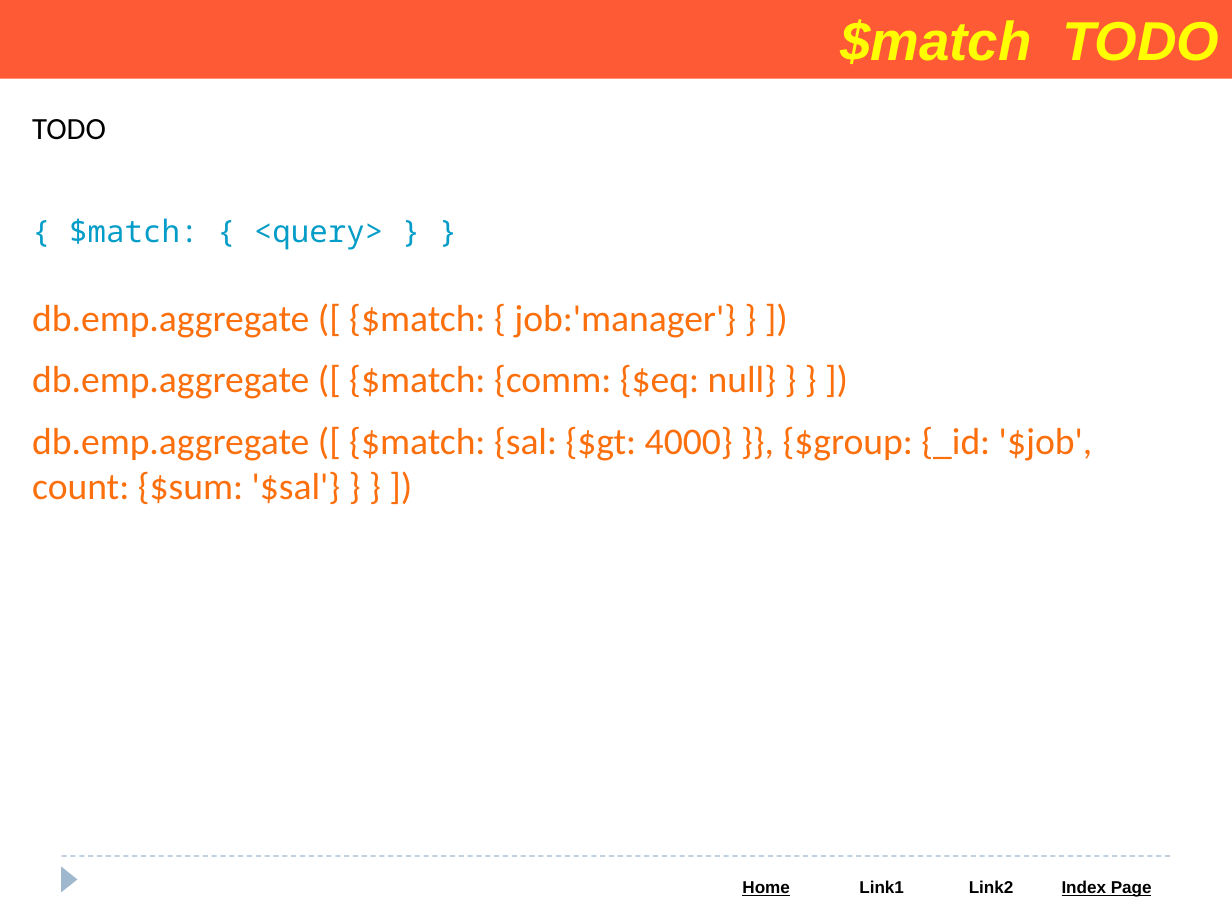
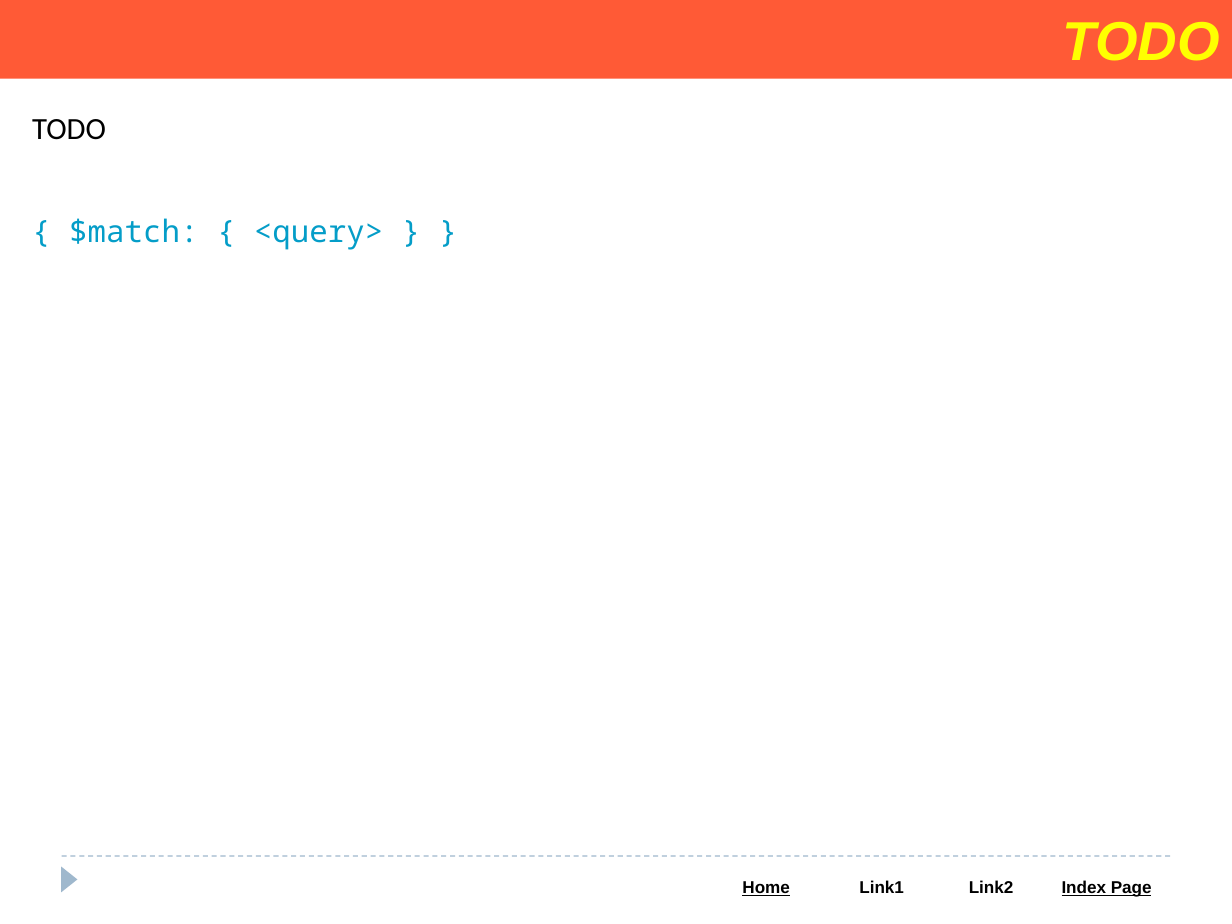
Before and after one commit to Saleel-Bagde/PPT-s, a slide deck: slide 116 of MongoDB PPT.pptx (slide 115 before the commit). Drawn at 1232x924 pixels with LibreOffice and Linux fonts; fonts in the diff are those of the drawing. Boxes give left, top, right and bottom in pixels: in the first picture for what was removed or moved away, otherwise in the second. Text is boxed around its words. In the diff, an @@ line names an element or a change of style, - is before the commit and + after.

```diff
--- a/MongoDB PPT.pptx
+++ b/MongoDB PPT.pptx
@@ text in rectangle at [1062, 22, 1219, 61]: text changed @@
-$match TODO
+TODO
@@ text removed at [32, 303, 1092, 504] @@
-db.emp.aggregate ([ {$match: { job:'manager'} } ])
-db.emp.aggregate ([ {$match: {comm: {$eq: null} } } ])
-db.emp.aggregate ([ {$match: {sal: {$gt: 4000} }}, {$group: {_id: '$job', count: {$sum: '$sal'} } } ])
```
Also in this commit, not shown: 6 other slides changed, 1 slide added, 1 slide removed.
